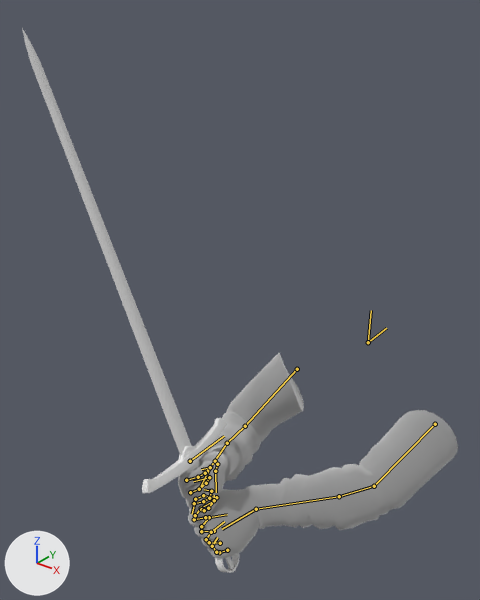
The Blender file models/longsword/longsword_vm.blend: old version first, new version second.
Camera for both pictures: a 50 mm lens placed at (0.571, -1.159, 0.713), pointed at (-0.149, -0.259, 0.155). Every picture has the same lights, and +X, +Y and +Z are marked at lower left. Both versions are drawn at frame 0 of the action 'swing_R_to_L'; the numbers are the values there. The bones that bend it are drawn over the model as lines.

Objects in the first picture: 'Arm', 'sword'.
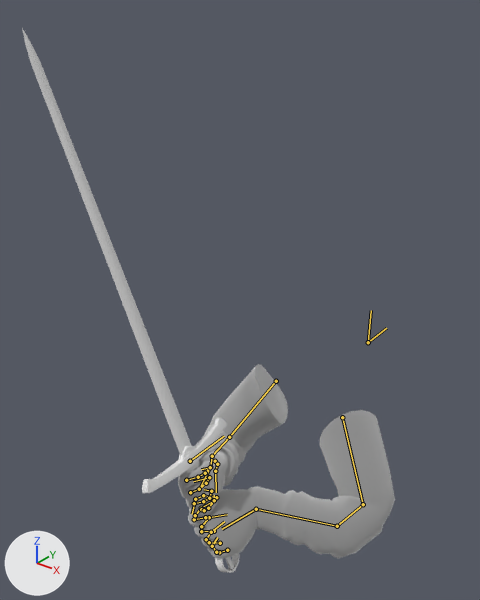
Commit message: second attempt at a melee swing

The change in detail:
Bone 'upper_arm_L' (bone_upper_arm_l) moves from (0.0, 0.0, 0.0) to (0.633, 0.127, -0.067).
Bone 'upper_arm_R' (bone_upper_arm_r) moves from (0.0, 0.0, 0.0) to (-0.006, 0.232, 0.081).

Location of each change, (x1, y1, x2, y2) in pixels of the pictures (480 x 600 px):
'Arm', posed (22% narrower)
    before: (178, 353, 458, 558)
    after: (178, 364, 395, 558)
bone 'upper_arm_L', root to tip
    before: (435, 424) to (374, 486)
    after: (342, 417) to (363, 504)
bone 'upper_arm_R', root to tip
    before: (297, 369) to (245, 426)
    after: (276, 381) to (229, 437)
